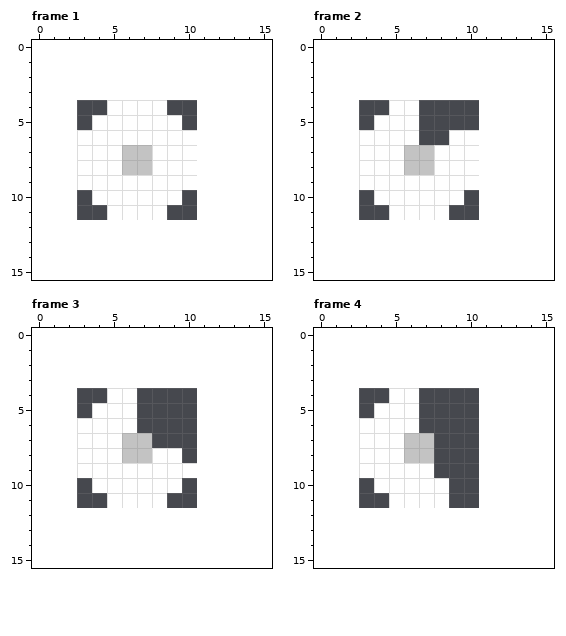
One commit to this pixel-art file: graphics/platform_timer.ase. The first picture shows the starting point.
8x8 pixels, 8 frames. Shown: frame 1, frame 2, frame 3, frame 4. The old version is drawn lined up with the new one, on the new canvas. The commit also changed other frames, which this record leaves out.
New version:
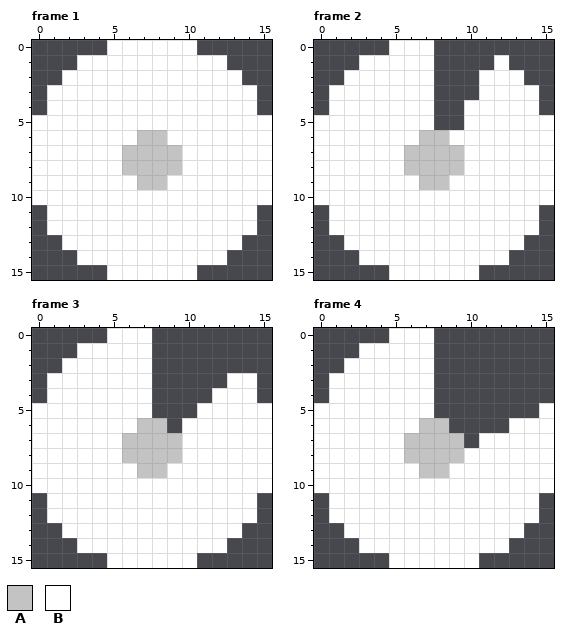
Palette (. is transparent): A #c3c3c3  B #ffffff
Commit: A big one! level gen, platform shuffling
Change:
canvas 8x8 -> 16x16, the old top-left corner now at 3,4
Frame 1:
y 0: x 5..10 ...... -> BBBBBB
y 1: x 3..12 .......... -> BBBBBBBBBB
y 2: x 2..13 ............ -> BBBBBBBBBBBB
y 3: x 1..14 .............. -> BBBBBBBBBBBBBB
y 4: x 1..4 .... -> BBBB; x 9..14 ...... -> BBBBBB
y 5: x 0..3 .... -> BBBB; x 10..15 ...... -> BBBBBB
y 6: x 0..2 ... -> BBB; x 7..8 BB -> AA; x 11..15 ..... -> BBBBB
y 7..8: x 0..2 ... -> BBB; x 8..9 BB -> AA; x 11..15 ..... -> BBBBB
y 9: x 0..2 ... -> BBB; x 7..8 BB -> AA; x 11..15 ..... -> BBBBB
y 10: x 0..3 .... -> BBBB; x 10..15 ...... -> BBBBBB
y 11: x 1..4 .... -> BBBB; x 9..14 ...... -> BBBBBB
y 12: x 1..14 .............. -> BBBBBBBBBBBBBB
y 13: x 2..13 ............ -> BBBBBBBBBBBB
y 14: x 3..12 .......... -> BBBBBBBBBB
y 15: x 5..10 ...... -> BBBBBB
Frame 2:
y 0: x 5..7 ... -> BBB
y 1: x 3..7 ..... -> BBBBB; x 12 . -> B
y 2: x 2..7 ...... -> BBBBBB; x 11..13 ... -> BBB
y 3: x 1..7 ....... -> BBBBBBB; x 11..14 .... -> BBBB
y 4: x 1..4 .... -> BBBB; x 7 . -> B; x 10..14 ..... -> BBBBB
y 5: x 0..3 .... -> BBBB; x 7 . -> B; x 10..15 ...... -> BBBBBB
y 6: x 0..2 ... -> BBB; x 7..8 .. -> AA; x 11..15 ..... -> BBBBB
y 7..8: x 0..2 ... -> BBB; x 8..9 BB -> AA; x 11..15 ..... -> BBBBB
y 9: x 0..2 ... -> BBB; x 7..8 BB -> AA; x 11..15 ..... -> BBBBB
y 10: x 0..3 .... -> BBBB; x 10..15 ...... -> BBBBBB
y 11: x 1..4 .... -> BBBB; x 9..14 ...... -> BBBBBB
y 12: x 1..14 .............. -> BBBBBBBBBBBBBB
y 13: x 2..13 ............ -> BBBBBBBBBBBB
y 14: x 3..12 .......... -> BBBBBBBBBB
y 15: x 5..10 ...... -> BBBBBB
Frame 3:
y 0: x 5..7 ... -> BBB
y 1: x 3..7 ..... -> BBBBB
y 2: x 2..7 ...... -> BBBBBB
y 3: x 1..7 ....... -> BBBBBBB; x 13..14 .. -> BB
y 4: x 1..4 .... -> BBBB; x 7 . -> B; x 12..14 ... -> BBB
y 5: x 0..3 .... -> BBBB; x 7 . -> B; x 11..15 ..... -> BBBBB
y 6: x 0..2 ... -> BBB; x 7..8 .. -> AA; x 10..15 ...... -> BBBBBB
y 7: x 0..2 ... -> BBB; x 8..15 ........ -> AABBBBBB
y 8: x 0..2 ... -> BBB; x 8..15 BB...... -> AABBBBBB
y 9: x 0..2 ... -> BBB; x 7..8 BB -> AA; x 11..15 ..... -> BBBBB
y 10: x 0..3 .... -> BBBB; x 10..15 ...... -> BBBBBB
y 11: x 1..4 .... -> BBBB; x 9..14 ...... -> BBBBBB
y 12: x 1..14 .............. -> BBBBBBBBBBBBBB
y 13: x 2..13 ............ -> BBBBBBBBBBBB
y 14: x 3..12 .......... -> BBBBBBBBBB
y 15: x 5..10 ...... -> BBBBBB
Frame 4:
y 0: x 5..7 ... -> BBB
y 1: x 3..7 ..... -> BBBBB
y 2: x 2..7 ...... -> BBBBBB
y 3: x 1..7 ....... -> BBBBBBB
y 4: x 1..4 .... -> BBBB; x 7 . -> B
y 5: x 0..3 .... -> BBBB; x 7 . -> B; x 15 . -> B
y 6: x 0..2 ... -> BBB; x 7..8 .. -> AA; x 13..15 ... -> BBB
y 7: x 0..2 ... -> BBB; x 8..9 .. -> AA; x 11..15 ..... -> BBBBB
y 8: x 0..2 ... -> BBB; x 8..15 ........ -> AABBBBBB
y 9: x 0..2 ... -> BBB; x 7..15 B........ -> AABBBBBBB
y 10: x 0..3 .... -> BBBB; x 9..15 ....... -> BBBBBBB
y 11: x 1..4 .... -> BBBB; x 9..14 ...... -> BBBBBB
y 12: x 1..14 .............. -> BBBBBBBBBBBBBB
y 13: x 2..13 ............ -> BBBBBBBBBBBB
y 14: x 3..12 .......... -> BBBBBBBBBB
y 15: x 5..10 ...... -> BBBBBB
Changed places in both pictures, as pixel boxes (x1, y1, x2, y2):
changed: (32, 40, 272, 280)
changed: (314, 40, 554, 280)
changed: (32, 328, 272, 568)
changed: (314, 328, 554, 568)
